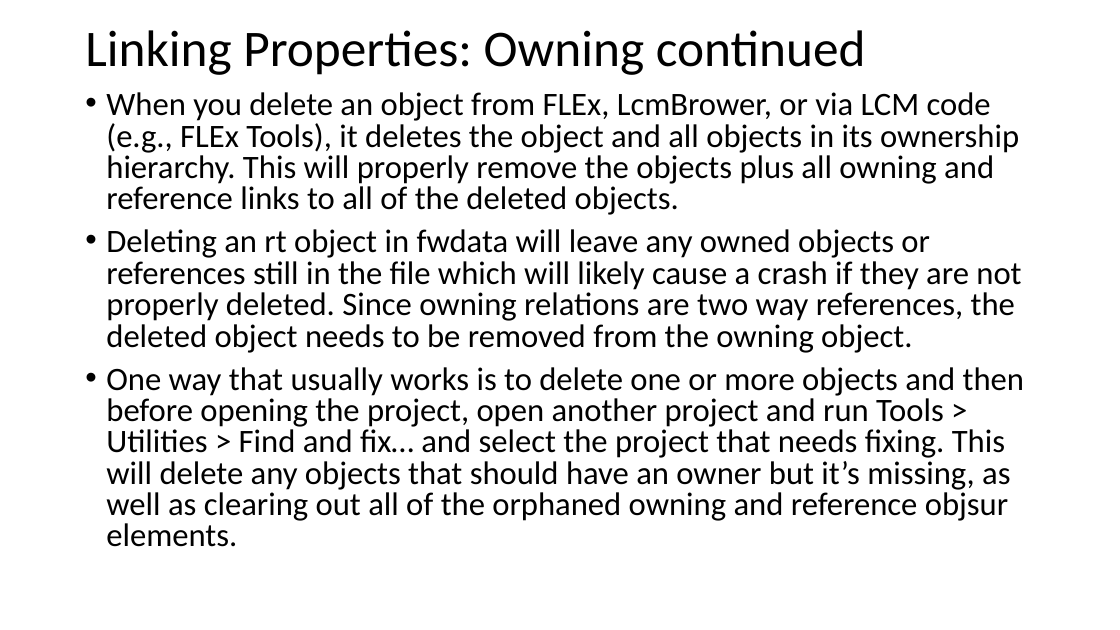
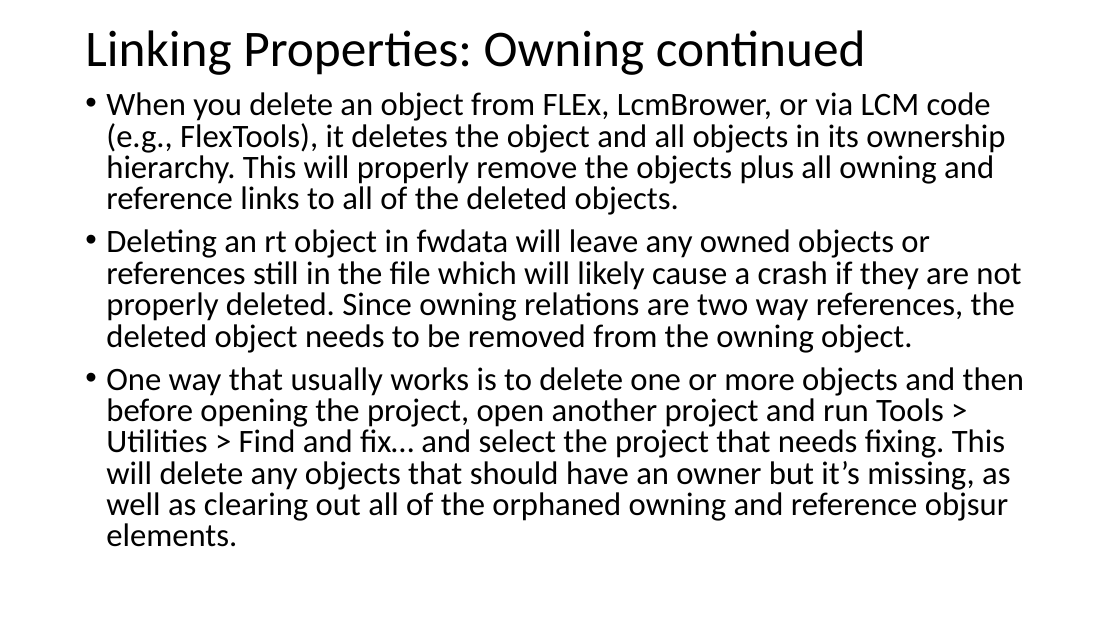
Before and after one commit to sillsdev/FwDocumentation, a slide deck: slide 29 of HelpResourcesSources/TechnicalNotes/FLEx 9.1 Conceptual Model-basic concepts and resources.pptx. Drawn at 1120x630 pixels with LibreOffice and Linux fonts; fonts in the diff are those of the drawing. Boxes give left, top, right and bottom in pixels: in the first picture for what was removed or moved away, otherwise in the second. Text is boxed around its words. In the diff, an @@ line names an element or a change of style, - is before the commit and + after.

Commit message:
Flex and Python conceptual model files
Added Python file and updates other files.

```diff
--- a/HelpResourcesSources/TechnicalNotes/FLEx 9.1 Conceptual Model-basic concepts and resources.pptx
+++ b/HelpResourcesSources/TechnicalNotes/FLEx 9.1 Conceptual Model-basic concepts and resources.pptx
@@ text at <box>106,92,1005,215</box>: text changed @@
-• When you delete an object from FLEx, LcmBrower, or via LCM code (e.g., FLEx Tools), it deletes the object and all objects in its ownership hierarchy. This will properly remove the objects plus all owning and reference links to all of the deleted objects.
+• When you delete an object from FLEx, LcmBrower, or via LCM code (e.g., FlexTools), it deletes the object and all objects in its ownership hierarchy. This will properly remove the objects plus all owning and reference links to all of the deleted objects.
```
Also in this commit, not shown: 23 other slides changed, 1 slide added, 3 other files.
